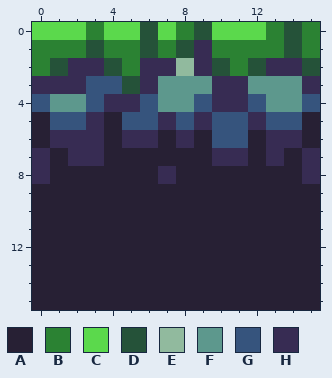
Edited in one commit: pixel-art sprite (assets/imagens/tiles/chao_basico.png). That is the earlier state.
The file is 16x16 pixels.
Palette (. is transparent): A #272034  B #2b8233  C #5bd94c  D #255239  E #91ba9e  F #5d988d  G #36547d  H #372c53
Pixels before, first column x 0:
 0 CCCBCCDCBDCCCBDB
 1 BBBDBBDBDHBBBBDB
 2 BDHHDBHHEHDBDHHD
 3 HHHGGDHFFFHHFFFH
 4 GFFGHHGFFGHHGFFG
 5 AGGHAGGHGHGGHGGA
 6 AHHHAHHAHAGGAHHA
 7 HAHHAAAAAAHHAHAH
 8 HAAAAAAHAAAAAAAH
 9 AAAAAAAAAAAAAAAA
10 AAAAAAAAAAAAAAAA
11 AAAAAAAAAAAAAAAA
12 AAAAAAAAAAAAAAAA
13 AAAAAAAAAAAAAAAA
14 AAAAAAAAAAAAAAAA
15 AAAAAAAAAAAAAAAA
Now the later version:
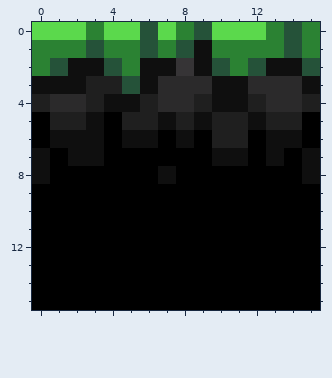
From old to new:
Colour A changes from #272034 to #000000.
Colour E changes from #91ba9e to #363436.
Colour F changes from #5d988d to #2b2a2b.
Colour G changes from #36547d to #1f1f1f.
Colour H changes from #372c53 to #0f0f0f.
Pixel boxes of the changes (left, top, right, bottom) in both pictures:
changed: (32, 40, 320, 310)
